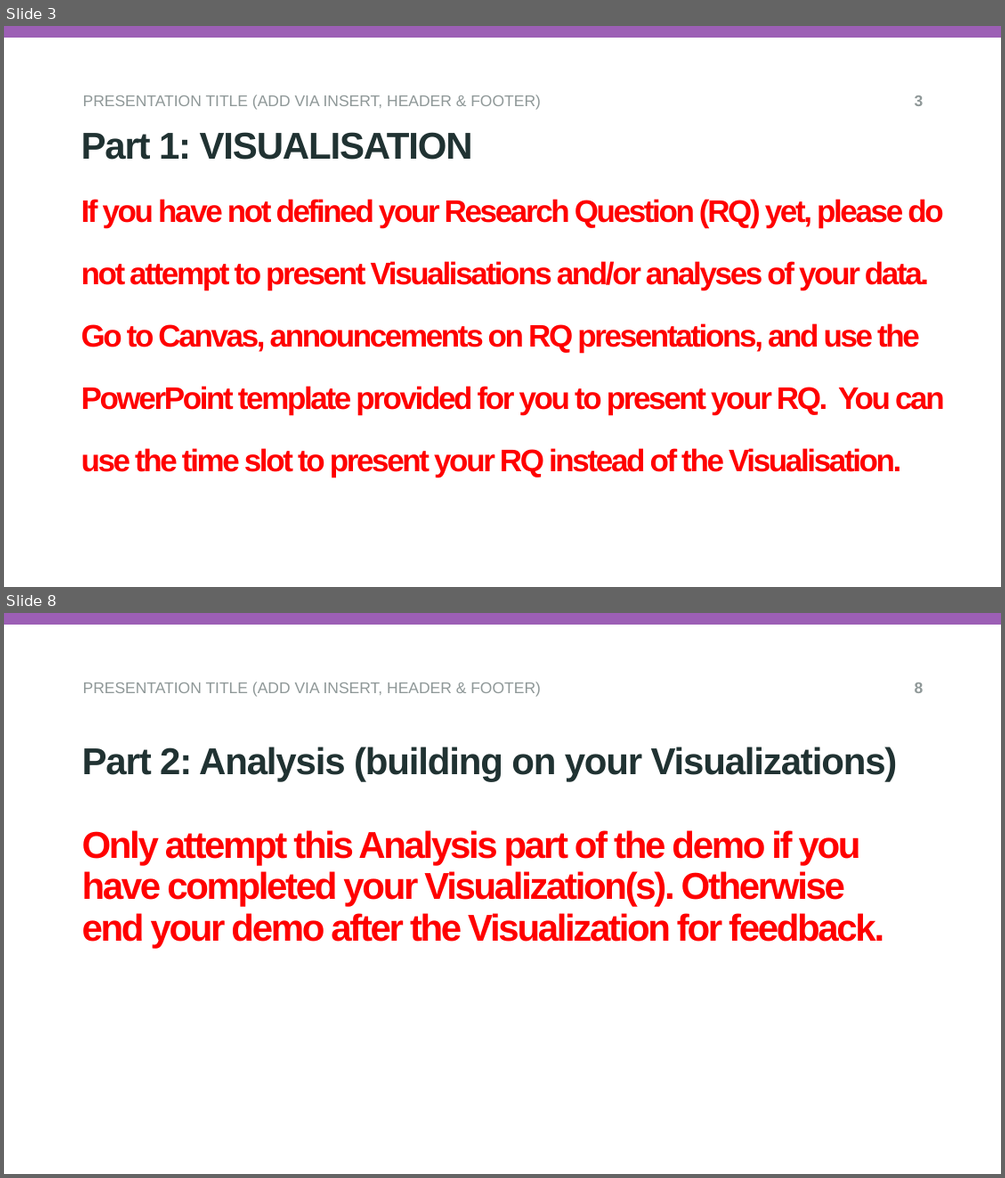
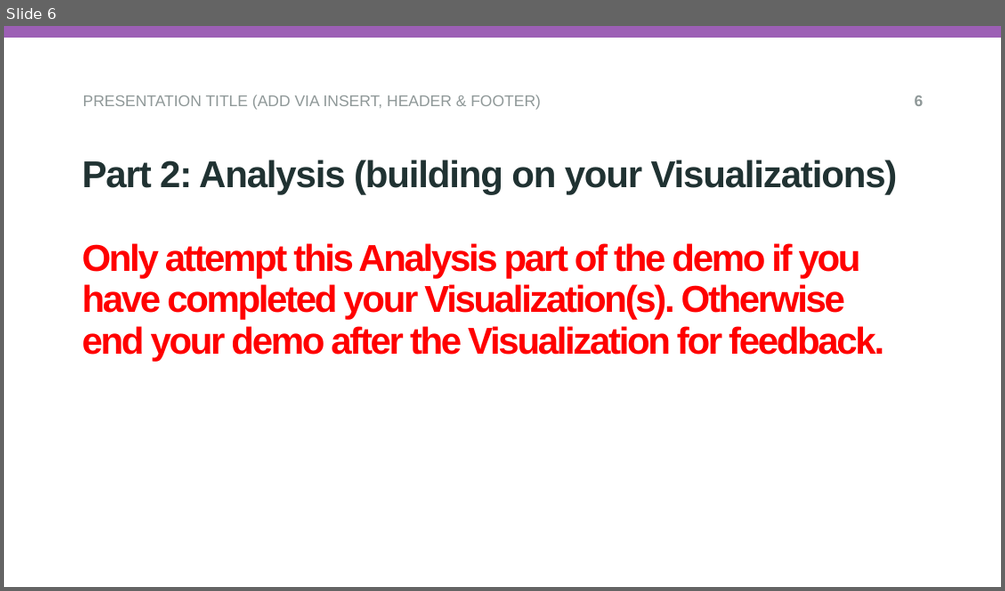
Before and after one commit to noelpaul07/A143A, a slide deck: vis_and_analysis_student_demo_template.pptx. Shown one above the other, each under a label of ours: slides 3 and 8 before the commit, slide 6 after it; the slides between them are not shown. The pictures are 1005x1178 and 1005x591 pixels, drawn with LibreOffice and Linux fonts; fonts in the diff are those of the drawing; background and template pictures are left out. Boxes give left, top, right and bottom in pixels: in the first picture for what was removed or moved away, otherwise in the second. Text is boxed around its words. In the diff, an @@ line names an element or a change of style, - is before the commit and + after.

Commit message:
Add files via upload
Visualisation

```diff
--- a/vis_and_analysis_student_demo_template.pptx
+++ b/vis_and_analysis_student_demo_template.pptx
@@ slide 3 removed at [4,26,1001,587], background #FFFFFF; not listed: 1 template element that a slide beside it also shows @@
@@ text removed at [83,95,541,110] @@
-PRESENTATION TITLE (ADD VIA INSERT, HEADER & FOOTER)
@@ page number removed at [914,95,923,106] @@
-3
@@ subtitle removed at [81,132,473,160] @@
-Part 1: VISUALISATION
@@ title removed at [81,199,945,477] @@
-If you have not defined your Research Question (RQ) yet, please do not attempt to present Visualisations and/or analyses of your data. Go to Canvas, announcements on RQ presentations, and use the PowerPoint template provided for you to present your RQ. You can use the time slot to present your RQ instead of the Visualisation.
@@ what was slide 8 is now slide 6 @@
```
Also in this commit, not shown: 3 slides changed, 2 slides added, 3 other slides removed.
